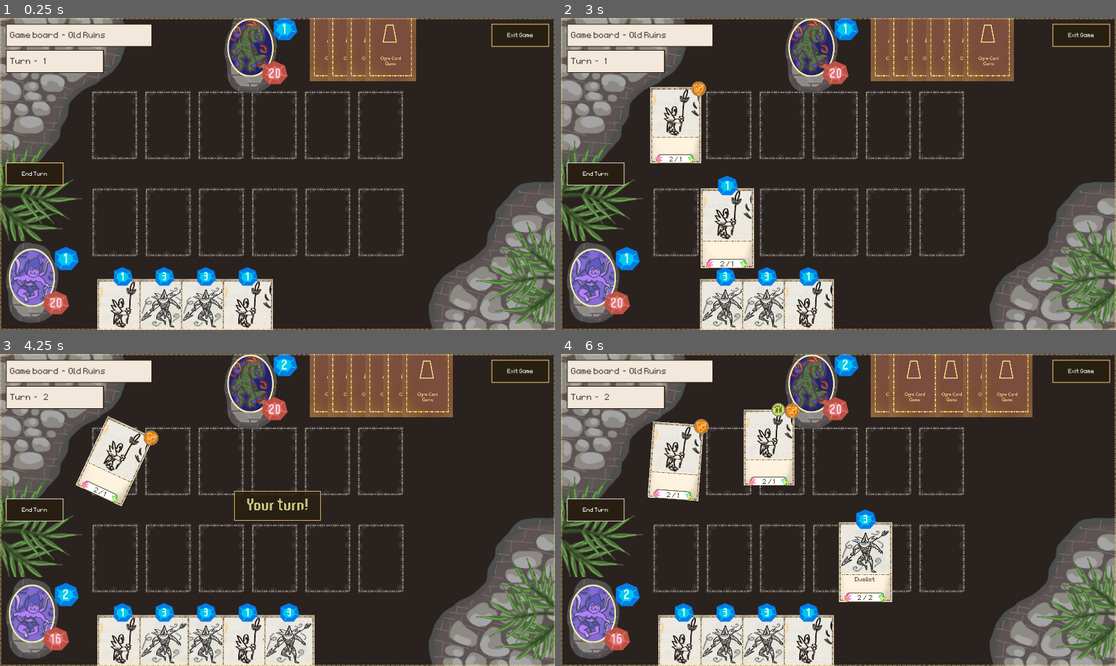
Above: before the commit, frames 1-4 (two rows, left to right).
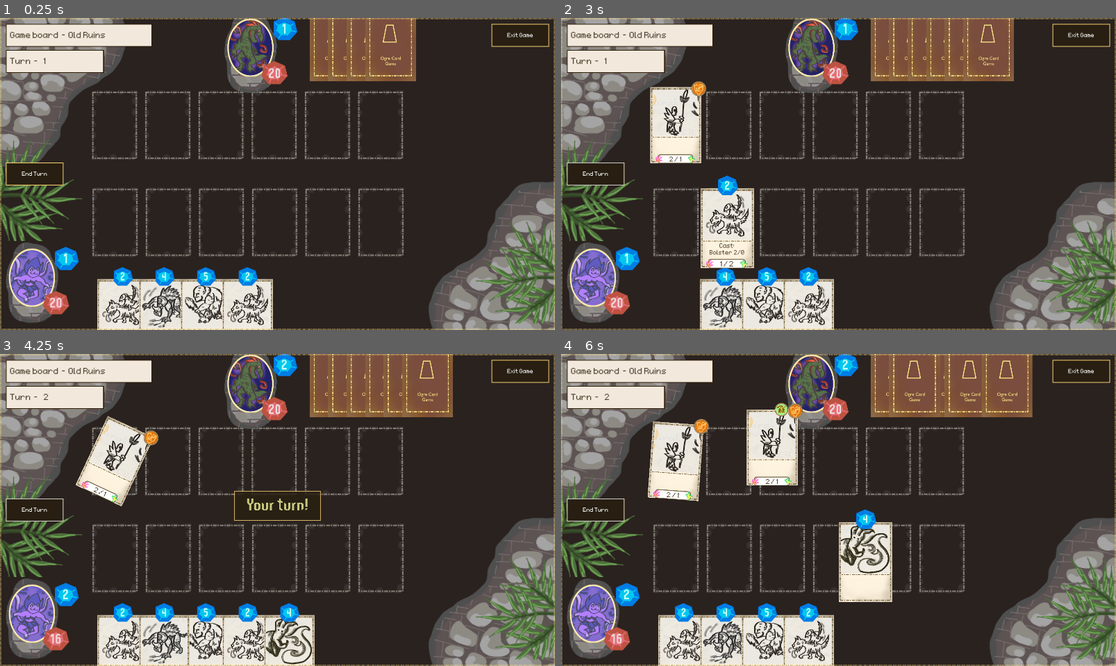
Above: after the commit, the same moments.

Repository: OttoElomaa/Godot-4-Ogre-Card-Game
Game: Godot game, scene res://GameScenes/main.tscn
Two runs of this game, one before a commit and one after it. Both use one fixed random seed, a clock stepped at 60 frames per second and the inputs below.
Inputs (mouse positions are in pixels of both pictures, inside the frame that each line leads up to):
- Up to frame 1 (0.25 s): no input
- Up to frame 2 (3 s): click (594, 174) at 0.5 s; click (594, 174) at 1.25 s; click (594, 174) at 2 s; drag from (683, 317) to (816, 49) at 2.77 s
- Up to frame 3 (4.25 s): drag from (166, 653) to (255, 385) at 3.52 s
- Up to frame 4 (6 s): move the mouse to (766, 653) at 4.27 s; click (766, 653) at 4.42 s; drag from (810, 653) to (894, 378) at 5.02 s; tap Enter at 5.75 s; drag from (849, 653) to (894, 378) at 5.77 s

The runs differ from the first frame. In frame 1, 2.1% of the frame differs, in the area x 17-49%, y 81-100%; in frame 2, 2.3%; in frame 3, 2.7%; in frame 4, 4.4%, in the area x 17-76%, y 0-100%.

Commit message:
Small: Creature with cast ability shows Cast string in effect label. Added rider with Bolster

Diff:
--- /dev/null
+++ b/Cards/Creatures/Cr-SlaghRider.tscn
@@ -0,0 +1,15 @@
+[gd_scene load_steps=3 format=3 uid="uid://ctjoy83adq33o"]
+
+[ext_resource type="PackedScene" uid="uid://mxfejwivkelm" path="res://Cards/card.tscn" id="1_lcboh"]
+[ext_resource type="Texture2D" uid="uid://bl33hix47cn41" path="res://Art/CardArt/card-art-creature-slagh-rider.png" id="2_lcboh"]
+
+[node name="Card-Cr-SlaghRider" instance=ExtResource("1_lcboh")]
+manaCost = 2
+startingDamage = 1
+startingHealth = 2
+
+[node name="Cast" parent="Effects" index="0"]
+bolsterDamage = 2
+
+[node name="Art" parent="Frontside" index="1"]
+texture = ExtResource("2_lcboh")
--- a/Cards/card.gd
+++ b/Cards/card.gd
@@ -41,8 +41,12 @@
 var mySlot: CardSlot = null
 var isEnemyCard := false
 var myOffset := Vector2.ZERO
+
 ##########################################################
 @onready var stateHandler := $Frontside/ActionState
+@onready var castNode := $Effects/Cast
+@onready var battleArtNode := $Effects/BattleArt
+
 var cardsManager:Node = null
 
 
@@ -74,7 +78,15 @@
 		text += "Sunder"
 	if hasDuelist:
 		text += "Duelist"
+
+	var castText = castNode.createText()
+	text += castText
+
 	l.text = text
+
+
+
+
 
 
 
--- a/GameScenes/battle_system.gd
+++ b/GameScenes/battle_system.gd
@@ -43,11 +43,17 @@
 
 func _input(e: InputEvent) -> void:
 	#### ONLY PROCESS ATTACK STATE HERE
-	if States.gameState != States.GameStates.ATTACK:
-		return
-	if e is InputEventMouseButton and e.button_index == MOUSE_BUTTON_LEFT:
-		if e.is_pressed():
-			handlePlayerAttack()
+	if States.gameState == States.GameStates.ATTACK:
+
+		if e is InputEventMouseButton and e.button_index == MOUSE_BUTTON_LEFT:
+			if e.is_pressed():
+				handlePlayerAttack()
+
+	if States.gameState == States.GameStates.CAST:
+
+		if e is InputEventMouseButton and e.button_index == MOUSE_BUTTON_LEFT:
+			if e.is_pressed():
+				handlePlayerCast()
 
 
 func _physics_process(delta: float) -> void:
@@ -151,6 +157,16 @@
 		return
 
 
+func handlePlayerCast():
+	#### GET CARDS AT MOUSE POSITION
+	var results = main.fetchMouseOverObjects(COLLISION_MASK_CARD)
+
+	for card in results:
+		currentCastingCard.castNode.handlePlayerAttackCreature(results)
+		return
+
+
+
 func handlePlayerAttackEnemy():
 	#### ENEMY HAS BLOCKERS, CAN'T ATTACK ENEMY
 	if cardsManager.getEnemyBlockers().size() > 0:
--- a/GameScenes/cardEffectHolder.gd
+++ b/GameScenes/cardEffectHolder.gd
@@ -1,7 +1,45 @@
 extends Node
 
+enum TargetOptions {NONE, ALLIES, ENEMIES}
+
+@export var targetGroup := TargetOptions.NONE
 
 @export var hasTap := false
 @export var inflict := 0
 @export var inflictPlayer := 0
 @export var inflictCreature := 0
+
+@export var bolstersAllAllies := false
+@export var bolsterDamage := 0
+@export var bolsterHealth := 0
+
+
+
+
+func createText() -> String:
+
+	var text = ""
+
+	#### ADD OTHERS AS WELL
+	if bolsterDamage > 0 or bolsterHealth > 0:
+		if bolstersAllAllies:
+			text += "Bolster Allies"
+		else:
+			text += "Bolster"
+		text += " %d/%d" % [bolsterDamage, bolsterHealth]
+
+	if text != "":
+		text = "Cast: %s" % text
+
+	return text
+
+
+
+func processPlayerCast(target:Card):
+	pass
+
+
+
+
+func processPlayerBattleArt(target:Card):
+	pass
--- a/GameScenes/card_loader.gd
+++ b/GameScenes/card_loader.gd
@@ -24,6 +24,9 @@
 		cards.append(createCard("res://Cards/Creatures/Cr-RukRaider.tscn"))
 	for i in range(10):
 		cards.append(createCard("res://Cards/Creatures/Cr-MardokHound.tscn"))
+
+	for i in range(10):
+		cards.append(createCard("res://Cards/Creatures/Cr-SlaghRider.tscn"))
 	for i in range(20):
 		cards.append(createCard("res://Cards/Creatures/Sp-Blast.tscn"))
 
--- a/GameScenes/main.tscn
+++ b/GameScenes/main.tscn
@@ -494,17 +494,17 @@
 size_flags_vertical = 8
 theme_override_styles/panel = ExtResource("5_hys5q")
 
+[node name="CastButton" type="Button" parent="ActionMenuCanvas/CardActionMenu/CastPanel"]
+layout_mode = 2
+theme_override_styles/hover = ExtResource("8_2brjh")
+theme_override_styles/normal = ExtResource("9_7ijru")
+
 [node name="Label" type="Label" parent="ActionMenuCanvas/CardActionMenu/CastPanel"]
 texture_filter = 1
 layout_mode = 2
 text = "Cast"
 label_settings = ExtResource("6_m0cpn")
 horizontal_alignment = 1
-
-[node name="CastButton" type="Button" parent="ActionMenuCanvas/CardActionMenu/CastPanel"]
-layout_mode = 2
-theme_override_styles/hover = ExtResource("8_2brjh")
-theme_override_styles/normal = ExtResource("9_7ijru")
 
 [node name="DefendPanel" type="PanelContainer" parent="ActionMenuCanvas/CardActionMenu"]
 custom_minimum_size = Vector2(150, 80)
@@ -513,6 +513,11 @@
 size_flags_vertical = 0
 theme_override_styles/panel = ExtResource("5_hys5q")
 
+[node name="ToggleDefendButton" type="Button" parent="ActionMenuCanvas/CardActionMenu/DefendPanel"]
+layout_mode = 2
+theme_override_styles/hover = ExtResource("8_2brjh")
+theme_override_styles/normal = ExtResource("9_7ijru")
+
 [node name="Label" type="Label" parent="ActionMenuCanvas/CardActionMenu/DefendPanel"]
 texture_filter = 1
 layout_mode = 2
@@ -520,11 +525,6 @@
 Defend"
 label_settings = ExtResource("6_m0cpn")
 horizontal_alignment = 1
-
-[node name="ToggleDefendButton" type="Button" parent="ActionMenuCanvas/CardActionMenu/DefendPanel"]
-layout_mode = 2
-theme_override_styles/hover = ExtResource("8_2brjh")
-theme_override_styles/normal = ExtResource("9_7ijru")
 
 [connection signal="timeout" from="BattleSystem/EnemyStartCombatTimer" to="BattleSystem" method="timeoutEnemyStartCombat"]
 [connection signal="timeout" from="BattleSystem/EndEnemyTurnTimer" to="BattleSystem" method="timeoutEndEnemyTurn"]
Binary file added: Art/CardArt/card-art-creature-slagh-rider.png
Not shown, added: Art/CardArt/card-art-creature-slagh-rider.png.import
Not shown, added: Art/CardArt/art-achra-bestiary.pdn
Not shown, added: Art/CardArt/art-achra-extramonsters-ruk-raider.pdn
Not shown, added: Art/CardArt/card-art-creature-slagh-rider.pdn
